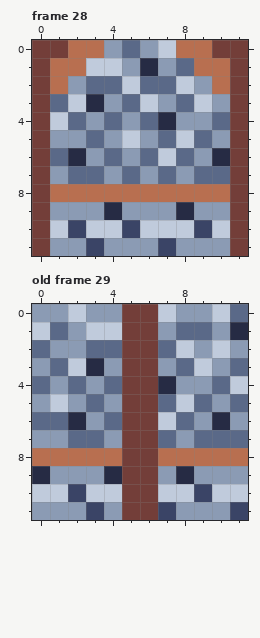
File history of a pixel-art file, assets/tiles/rock/Tiles.aseprite. Above, as it was before the edit.
12x12 pixels, 31 frames. Shown: frame 28, old frame 29. The commit also changed other frames, which this record leaves out.
After:
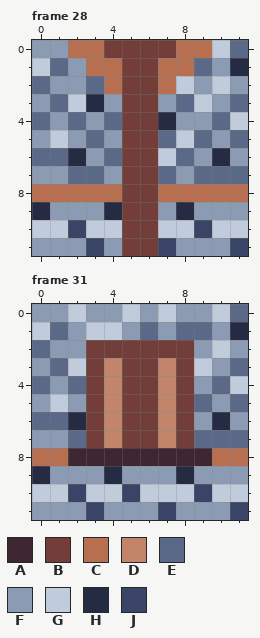
Palette (. is transparent): A #3e2731  B #733e39  C #b86f50  D #c28569  E #5a6988  F #8b9bb4  G #c0cbdc  H #262b44  J #3a4466
A new or re-ordered frame is compared with the old frame closest to it.
The author wrote: town walls
Change:
frames 31 -> 33
Frame 28, layer "Walls":
y 0: x 0..1 BB -> FF; x 4..7 FEFG -> BBBB; x 10..11 BB -> GE
y 1: x 0..11 BCCGGFHFECCB -> GEFCCBBCCEFH
y 2: x 0..1 BC -> EF; x 4..7 EGEE -> CBBC; x 10..11 CB -> GF
y 3: x 0 B -> F; x 5..6 EG -> BB; x 11 B -> E
y 4: x 0..1 BG -> EF; x 5..6 FE -> BB; x 11 B -> G
y 5: x 0..1 BF -> FG; x 5..6 GF -> BB; x 11 B -> E
y 6: x 0 B -> E; x 5..6 FE -> BB; x 11 B -> F
y 7: x 0 B -> F; x 5..6 EF -> BB; x 11 B -> E
y 8: x 0 B -> C; x 5..6 CC -> BB; x 11 B -> C
y 9: x 0 B -> H; x 5..6 FF -> BB; x 11 B -> F
y 10: x 0 B -> G; x 5..6 JG -> BB; x 11 B -> G
y 11: x 0 B -> F; x 5..6 FF -> BB; x 11 B -> J
Frame 31 is new; against old frame 29, layer "Walls":
y 0: x 5..6 BB -> GF
y 1: x 5..6 BB -> FE
y 2: x 3..4 EE -> BB; x 7..8 EG -> BB
y 3: x 3..4 HF -> BD; x 7..8 FE -> DB
y 4: x 3..4 FE -> BD; x 7..8 HF -> DB
y 5: x 3..4 EF -> BD; x 7..8 EG -> DB
y 6: x 3..4 FE -> BD; x 7..8 GE -> DB
y 7: x 3..4 EF -> BD; x 7..8 EF -> DB
y 8: x 2..9 CCCBBCCC -> AAAAAAAA
y 9: x 5..6 BB -> FF
y 10: x 5..6 BB -> JG
y 11: x 5..6 BB -> FF
Changed places in both pictures, as pixel boxes (x1, y1, x2, y2):
changed: (32, 40, 248, 256)
changed: (68, 304, 212, 520)
